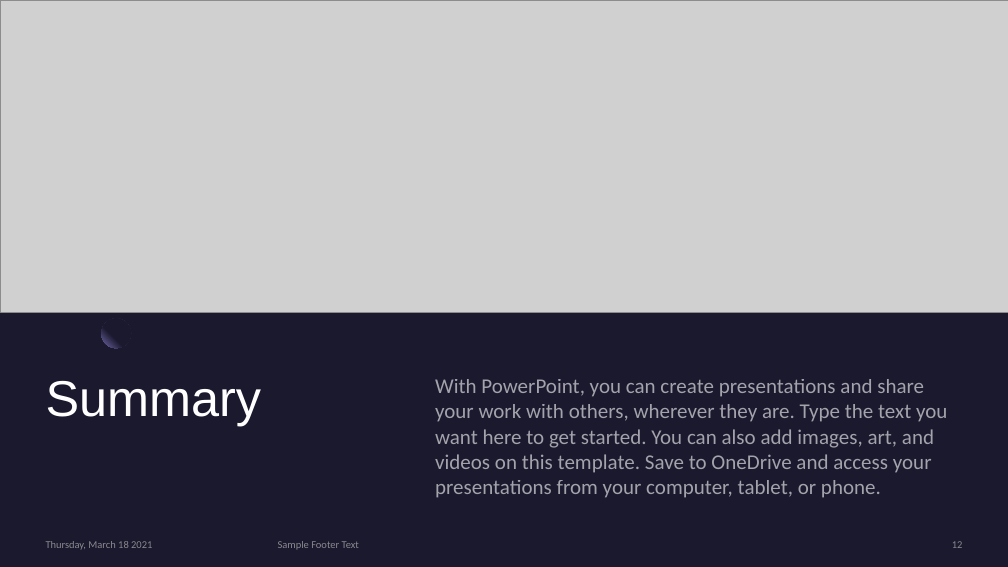
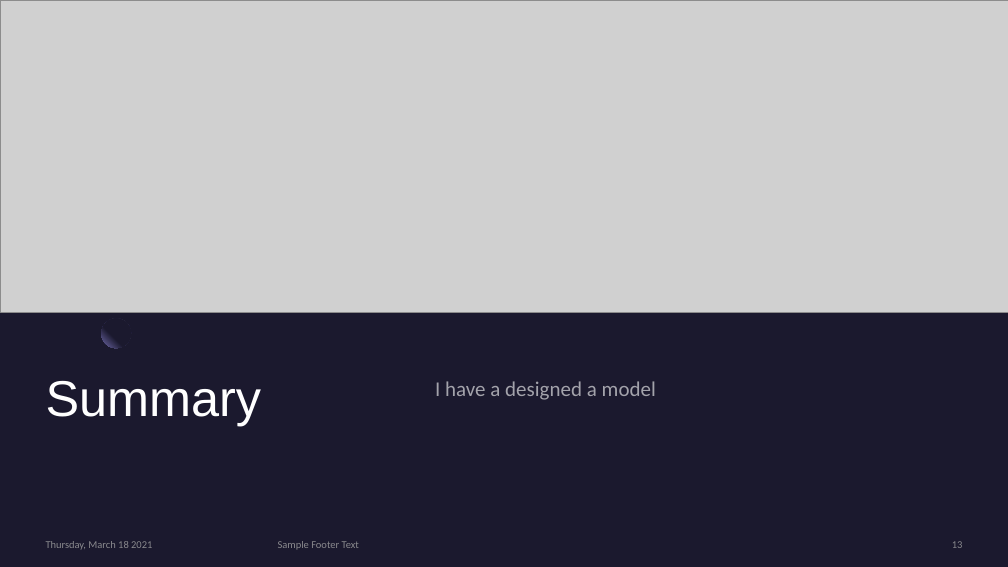
Before and after one commit to mbermont/Spotify_Project, a slide deck: slide 13 of docs/Utilizing Neural Networks To Categorize Songs.pptm (slide 12 before the commit). Drawn at 1008x567 pixels with LibreOffice and Linux fonts; fonts in the diff are those of the drawing; grey boxes stand for pictures. Boxes give left, top, right and bottom in pixels: in the first picture for what was removed or moved away, otherwise in the second. Text is boxed around its words. In the diff, an @@ line names an element or a change of style, - is before the commit and + after.

Commit message:
images, eda, and modeling.

```diff
--- a/docs/Utilizing Neural Networks To Categorize Songs.pptm
+++ b/docs/Utilizing Neural Networks To Categorize Songs.pptm
@@ text at (435,381,656,400): text changed @@
-With PowerPoint, you can create presentations and share your work with others, wherever they are. Type the text you want here to get started. You can also add images, art, and videos on this template. Save to OneDrive and access your presentations from your computer, tablet, or phone.
+I have a designed a model
```
Also in this commit, not shown: 3 other slides changed, 1 slide added, 16 other files.
